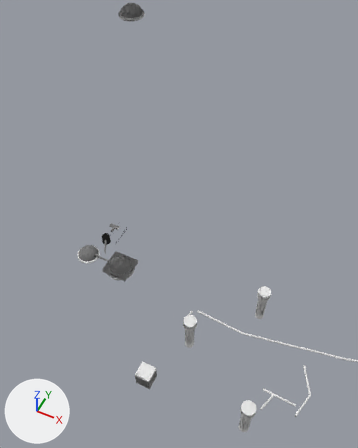
Two versions of the Blender file blender/Titan1 Blockout/Titan1Blockout.blend, one commit apart.
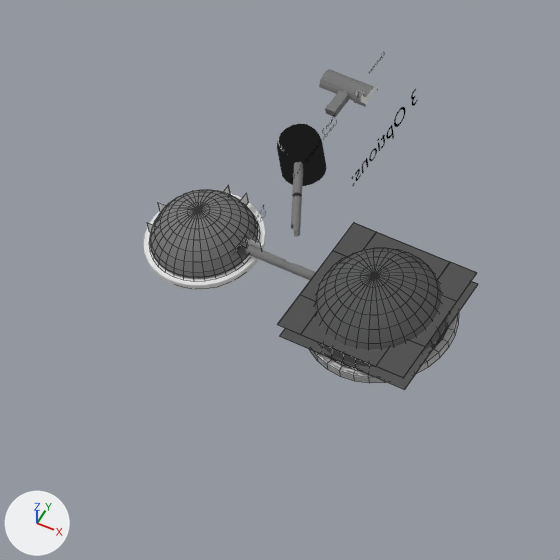
Each version appears first from a 50 mm lens placed at (319.0, -389.0, 579.0), pointed at (99.0, 51.0, 28.0), and next in a close-up on the part from 14% to 43% of the width and 47% to 70% of the height. The axes (+X, +Y, +Z) are drawn at lower left. The lights are the same throughout. The older version's two pictures come first. The close-ups show mesh edges as thin lines.
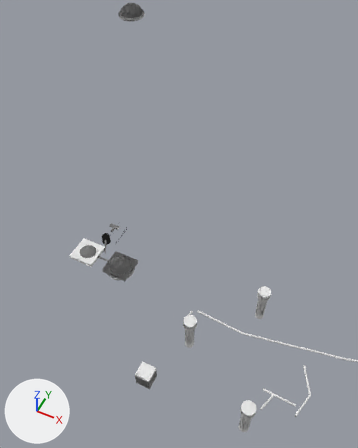
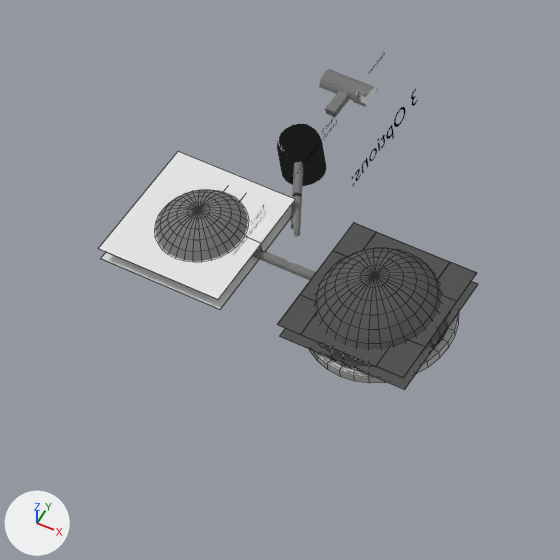
Where the change shows, as pixel boxes [x1, y1, x2, y2] in the close-ups (560 x 560 px):
'Cube.043', added: after [98, 151, 296, 300]
'Cube.036', added: after [101, 206, 292, 310]
'Cube.009', deleted: before [158, 202, 247, 247]
'Cube.007', deleted: before [147, 222, 155, 232]
'Sphere.004', unchanged, covered by the edit: before [144, 194, 266, 290]

The change in detail:
Object 'Cube.007' (ob_cube_007) is deleted.
Object 'Cube.009' (ob_cube_009) is deleted.
Object 'Cube.043' (ob_cube_043) is new; it shows a copy of the mesh of ob_cube_005.
Its location is (-8.5, -37.4, 2.4).
Object 'Cube.036' (ob_cube_036) is new; it shows a copy of the mesh of ob_cube_005.
Its location is (-8.5, -37.4, -1.9).
